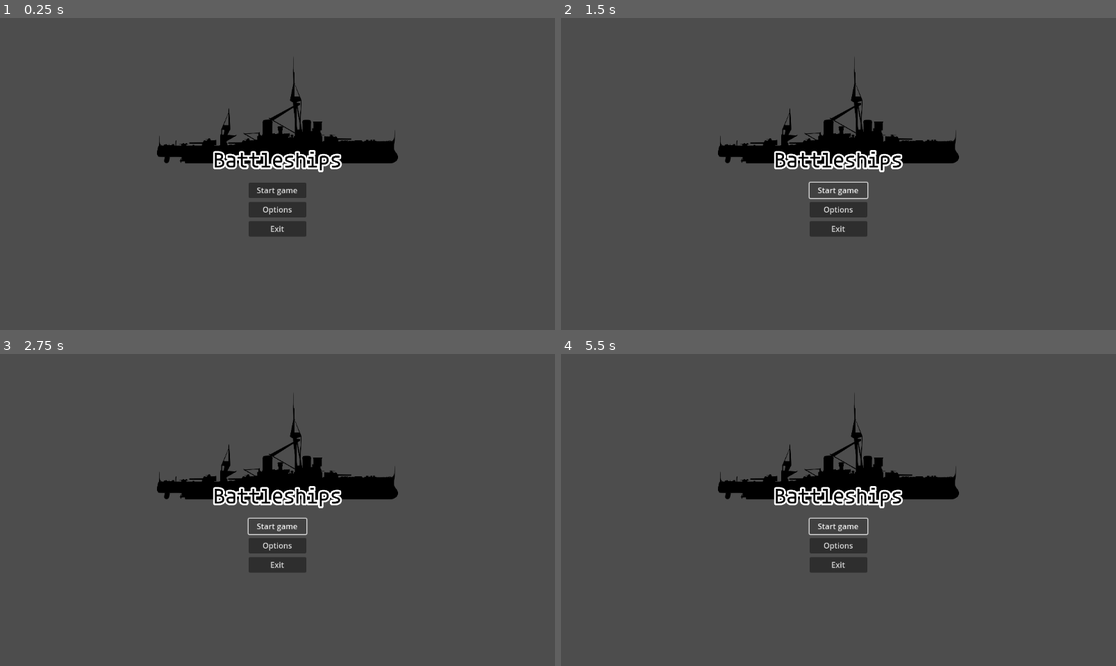
Above: before the commit, frames 1-4 (two rows, left to right).
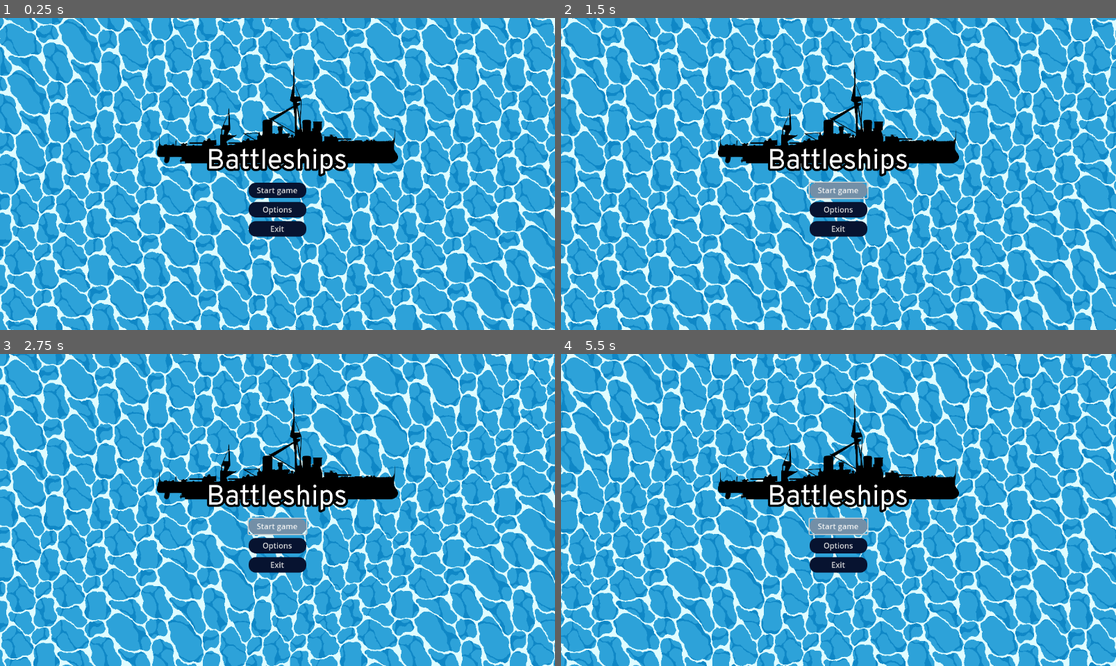
Above: after the commit, the same moments.

Repository: battleships-ktu/battleships
Game: Godot game, scene res://menus/menu.tscn
Two runs of this game, one before a commit and one after it. Both use one fixed random seed, a clock stepped at 60 frames per second and the inputs below.
Inputs:
- Up to frame 1 (0.25 s): no input
- Up to frame 2 (1.5 s): click "Start game" at 0.5 s; click "Start game" at 1.25 s
- Up to frame 3 (2.75 s): click "Start game" at 2 s
- Up to frame 4 (5.5 s): no input

The runs differ from the first frame. In frame 1, 97% of the frame differs, in the area x 0-100%, y 0-100%; in frame 2, 97%; in frame 3, 97%; in frame 4, 97%.

Commit message:
added animated water for the menu screen

Diff:
--- a/menus/menu.tscn
+++ b/menus/menu.tscn
@@ -1,7 +1,41 @@
-[gd_scene load_steps=3 format=3 uid="uid://3djkd1p6sgeq"]
+[gd_scene load_steps=10 format=3 uid="uid://3djkd1p6sgeq"]
 
 [ext_resource type="Script" path="res://menus/Menu.gd" id="1_wyn5u"]
-[ext_resource type="Texture2D" uid="uid://dtb5n02856kpb" path="res://assets/Battleship_title_screen.png" id="2_gg6sk"]
+[ext_resource type="Texture2D" uid="uid://d1jikquhwd06x" path="res://assets/logo2.png" id="2_6aj56"]
+[ext_resource type="Shader" path="res://menus/wave.gdshader" id="2_pv700"]
+
+[sub_resource type="ShaderMaterial" id="ShaderMaterial_ujf4w"]
+shader = ExtResource("2_pv700")
+shader_parameter/WATER_COL = Color(0.176471, 0.635294, 0.85098, 1)
+shader_parameter/WATER2_COL = Color(0.0588235, 0.529412, 0.776471, 1)
+shader_parameter/FOAM_COL = Color(0.87451, 0.988235, 1, 1)
+shader_parameter/distortion_speed = 2.0
+shader_parameter/tile = Vector2(5, 5)
+shader_parameter/offset = Vector2(0, 0)
+
+[sub_resource type="Gradient" id="Gradient_0mp01"]
+
+[sub_resource type="GradientTexture2D" id="GradientTexture2D_gx2ju"]
+gradient = SubResource("Gradient_0mp01")
+
+[sub_resource type="StyleBoxFlat" id="StyleBoxFlat_djtgd"]
+bg_color = Color(0.45098, 0.560784, 0.654902, 1)
+corner_radius_top_left = 15
+corner_radius_top_right = 15
+corner_radius_bottom_right = 15
+corner_radius_bottom_left = 15
+
+[sub_resource type="StyleBoxFlat" id="StyleBoxFlat_qt8qw"]
+bg_color = Color(0.027451, 0.0745098, 0.188235, 1)
+corner_radius_top_left = 15
+corner_radius_top_right = 15
+corner_radius_bottom_right = 15
+corner_radius_bottom_left = 15
+
+[sub_resource type="Theme" id="Theme_fbgaf"]
+Button/styles/hover = SubResource("StyleBoxFlat_djtgd")
+Button/styles/normal = SubResource("StyleBoxFlat_qt8qw")
+Button/styles/pressed = SubResource("StyleBoxFlat_qt8qw")
 
 [node name="Titltlescreen" type="Control"]
 layout_mode = 3
@@ -12,6 +46,16 @@
 grow_vertical = 2
 size_flags_horizontal = 4
 script = ExtResource("1_wyn5u")
+
+[node name="wave" type="TextureRect" parent="."]
+material = SubResource("ShaderMaterial_ujf4w")
+layout_mode = 1
+anchors_preset = 15
+anchor_right = 1.0
+anchor_bottom = 1.0
+grow_horizontal = 2
+grow_vertical = 2
+texture = SubResource("GradientTexture2D_gx2ju")
 
 [node name="Menu" type="MarginContainer" parent="."]
 layout_mode = 0
@@ -30,7 +74,7 @@
 [node name="Logo" type="TextureRect" parent="Menu/VBoxContainer"]
 layout_mode = 2
 size_flags_vertical = 2
-texture = ExtResource("2_gg6sk")
+texture = ExtResource("2_6aj56")
 expand_mode = 5
 
 [node name="centerrow" type="HBoxContainer" parent="Menu/VBoxContainer"]
@@ -42,6 +86,7 @@
 
 [node name="VBoxContainer" type="VBoxContainer" parent="Menu/VBoxContainer/centerrow"]
 layout_mode = 2
+theme = SubResource("Theme_fbgaf")
 theme_override_constants/separation = 8
 
 [node name="Title" type="Label" parent="Menu/VBoxContainer/centerrow/VBoxContainer"]
--- /dev/null
+++ b/menus/wave.gdshader
@@ -0,0 +1,144 @@
+shader_type canvas_item;
+
+
+uniform vec4 WATER_COL : source_color =  vec4(0.276471, 0.735294, 0.85098, 1.0);
+uniform vec4 WATER2_COL : source_color =  vec4(0.0388235, 0.529412, 0.776471, 1.0);
+uniform vec4 FOAM_COL : source_color = vec4(0.87451, 0.988235, 1, 1.0);
+
+uniform float distortion_speed = 2.0;
+uniform vec2 tile = vec2(5.0, 5.0);
+uniform vec2 offset = vec2(0, 0);
+
+const float TWOPI = 6.283185307;
+const float SIXPI = 18.84955592;
+
+
+float circ(vec2 pos, vec2 c, float s)
+{
+    c = abs(pos - c);
+    c = min(c, 1.0 - c);
+
+    return smoothstep(0.0, 0.002, sqrt(s) - sqrt(dot(c, c))) * -1.0;
+}
+
+
+float waterlayer(vec2 uv)
+{
+    uv = mod(uv, 1.0); // Clamp to [0..1]
+    float ret = 1.0;
+    ret += circ(uv, vec2(0.37378, 0.277169), 0.0268181);
+    ret += circ(uv, vec2(0.0317477, 0.540372), 0.0193742);
+    ret += circ(uv, vec2(0.430044, 0.882218), 0.0232337);
+    ret += circ(uv, vec2(0.641033, 0.695106), 0.0117864);
+    ret += circ(uv, vec2(0.0146398, 0.0791346), 0.0299458);
+    ret += circ(uv, vec2(0.43871, 0.394445), 0.0289087);
+    ret += circ(uv, vec2(0.909446, 0.878141), 0.028466);
+    ret += circ(uv, vec2(0.310149, 0.686637), 0.0128496);
+    ret += circ(uv, vec2(0.928617, 0.195986), 0.0152041);
+    ret += circ(uv, vec2(0.0438506, 0.868153), 0.0268601);
+    ret += circ(uv, vec2(0.308619, 0.194937), 0.00806102);
+    ret += circ(uv, vec2(0.349922, 0.449714), 0.00928667);
+    ret += circ(uv, vec2(0.0449556, 0.953415), 0.023126);
+    ret += circ(uv, vec2(0.117761, 0.503309), 0.0151272);
+    ret += circ(uv, vec2(0.563517, 0.244991), 0.0292322);
+    ret += circ(uv, vec2(0.566936, 0.954457), 0.00981141);
+    ret += circ(uv, vec2(0.0489944, 0.200931), 0.0178746);
+    ret += circ(uv, vec2(0.569297, 0.624893), 0.0132408);
+    ret += circ(uv, vec2(0.298347, 0.710972), 0.0114426);
+    ret += circ(uv, vec2(0.878141, 0.771279), 0.00322719);
+    ret += circ(uv, vec2(0.150995, 0.376221), 0.00216157);
+    ret += circ(uv, vec2(0.119673, 0.541984), 0.0124621);
+    ret += circ(uv, vec2(0.629598, 0.295629), 0.0198736);
+    ret += circ(uv, vec2(0.334357, 0.266278), 0.0187145);
+    ret += circ(uv, vec2(0.918044, 0.968163), 0.0182928);
+    ret += circ(uv, vec2(0.965445, 0.505026), 0.006348);
+    ret += circ(uv, vec2(0.514847, 0.865444), 0.00623523);
+    ret += circ(uv, vec2(0.710575, 0.0415131), 0.00322689);
+    ret += circ(uv, vec2(0.71403, 0.576945), 0.0215641);
+    ret += circ(uv, vec2(0.748873, 0.413325), 0.0110795);
+    ret += circ(uv, vec2(0.0623365, 0.896713), 0.0236203);
+    ret += circ(uv, vec2(0.980482, 0.473849), 0.00573439);
+    ret += circ(uv, vec2(0.647463, 0.654349), 0.0188713);
+    ret += circ(uv, vec2(0.651406, 0.981297), 0.00710875);
+    ret += circ(uv, vec2(0.428928, 0.382426), 0.0298806);
+    ret += circ(uv, vec2(0.811545, 0.62568), 0.00265539);
+    ret += circ(uv, vec2(0.400787, 0.74162), 0.00486609);
+    ret += circ(uv, vec2(0.331283, 0.418536), 0.00598028);
+    ret += circ(uv, vec2(0.894762, 0.0657997), 0.00760375);
+    ret += circ(uv, vec2(0.525104, 0.572233), 0.0141796);
+    ret += circ(uv, vec2(0.431526, 0.911372), 0.0213234);
+    ret += circ(uv, vec2(0.658212, 0.910553), 0.000741023);
+    ret += circ(uv, vec2(0.514523, 0.243263), 0.0270685);
+    ret += circ(uv, vec2(0.0249494, 0.252872), 0.00876653);
+    ret += circ(uv, vec2(0.502214, 0.47269), 0.0234534);
+    ret += circ(uv, vec2(0.693271, 0.431469), 0.0246533);
+    ret += circ(uv, vec2(0.415, 0.884418), 0.0271696);
+    ret += circ(uv, vec2(0.149073, 0.41204), 0.00497198);
+    ret += circ(uv, vec2(0.533816, 0.897634), 0.00650833);
+    ret += circ(uv, vec2(0.0409132, 0.83406), 0.0191398);
+    ret += circ(uv, vec2(0.638585, 0.646019), 0.0206129);
+    ret += circ(uv, vec2(0.660342, 0.966541), 0.0053511);
+    ret += circ(uv, vec2(0.513783, 0.142233), 0.00471653);
+    ret += circ(uv, vec2(0.124305, 0.644263), 0.00116724);
+    ret += circ(uv, vec2(0.99871, 0.583864), 0.0107329);
+    ret += circ(uv, vec2(0.894879, 0.233289), 0.00667092);
+    ret += circ(uv, vec2(0.246286, 0.682766), 0.00411623);
+    ret += circ(uv, vec2(0.0761895, 0.16327), 0.0145935);
+    ret += circ(uv, vec2(0.949386, 0.802936), 0.0100873);
+    ret += circ(uv, vec2(0.480122, 0.196554), 0.0110185);
+    ret += circ(uv, vec2(0.896854, 0.803707), 0.013969);
+    ret += circ(uv, vec2(0.292865, 0.762973), 0.00566413);
+    ret += circ(uv, vec2(0.0995585, 0.117457), 0.00869407);
+    ret += circ(uv, vec2(0.377713, 0.00335442), 0.0063147);
+    ret += circ(uv, vec2(0.506365, 0.531118), 0.0144016);
+    ret += circ(uv, vec2(0.408806, 0.894771), 0.0243923);
+    ret += circ(uv, vec2(0.143579, 0.85138), 0.00418529);
+    ret += circ(uv, vec2(0.0902811, 0.181775), 0.0108896);
+    ret += circ(uv, vec2(0.780695, 0.394644), 0.00475475);
+    ret += circ(uv, vec2(0.298036, 0.625531), 0.00325285);
+    ret += circ(uv, vec2(0.218423, 0.714537), 0.00157212);
+    ret += circ(uv, vec2(0.658836, 0.159556), 0.00225897);
+    ret += circ(uv, vec2(0.987324, 0.146545), 0.0288391);
+    ret += circ(uv, vec2(0.222646, 0.251694), 0.00092276);
+    ret += circ(uv, vec2(0.159826, 0.528063), 0.00605293);
+	return max(ret, 0.0);
+}
+
+vec3 water(vec2 uv, vec3 cdir, float iTime)
+{
+    uv *= vec2(0.06);
+
+
+
+    // Parallax height distortion with two directional waves at
+    // slightly different angles.
+    vec2 a = 0.025 * cdir.xz / cdir.y; // Parallax offset
+    float h = sin(uv.x + iTime); // Height at UV
+    uv += a * h;
+    h = sin(0.841471 * uv.x - 0.540302 * uv.y + iTime);
+    uv += a * h;
+
+    // Texture distortion
+    float d1 = mod(uv.x + uv.y, TWOPI);
+    float d2 = mod((uv.x + uv.y + 0.25) * 1.3, SIXPI);
+    d1 = iTime * 0.07 + d1;
+    d2 = iTime * 0.5 + d2;
+    vec2 dist = vec2(
+    	sin(d1) * 0.15 + sin(d2) * 0.05,
+    	cos(d1) * 0.15 + cos(d2) * 0.05
+    );
+
+    vec3 ret = mix(WATER_COL.rgb, WATER2_COL.rgb, waterlayer(uv + dist.xy));
+    ret = mix(ret, FOAM_COL.rgb, waterlayer(vec2(1.0) - uv - dist.yx));
+    return ret;
+}
+
+varying vec2 globalposition;
+void vertex(){
+	globalposition = (MODEL_MATRIX * vec4(VERTEX, 0.0, 1.0)).xy;
+}
+
+void fragment() {
+	vec2 uv = globalposition / 32.0;
+	COLOR.rgb = vec3(water(uv * tile + offset, vec3(0,1,0), TIME * distortion_speed));
+}
Renamed: assets/Battleship_title_screen.png -> assets/logo.png
Not shown, added: assets/logo.png.import
Binary file added: assets/logo2.png
Not shown, added: assets/logo2.png.import
